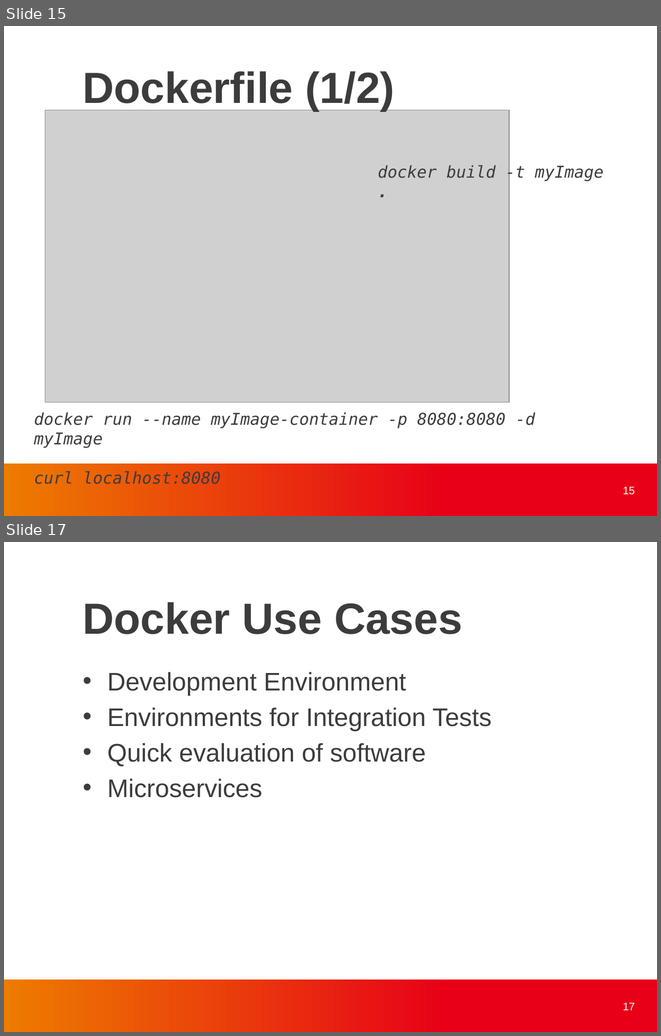
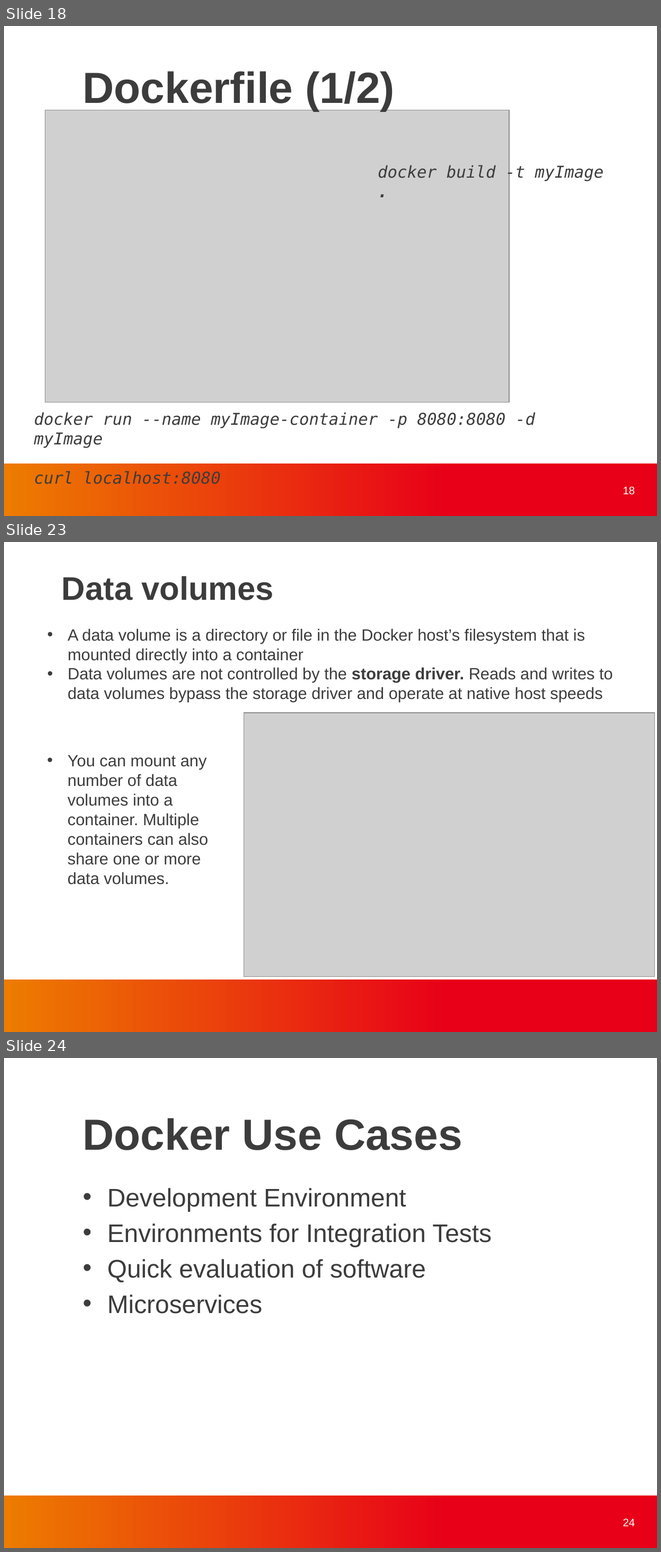
Before and after one commit to finneon/docker, a slide deck: docker_present.pptx. Shown one above the other, each under a label of ours: slides 15 and 17 before the commit, slides 18, 23 and 24 after it; the slides between them are not shown. The pictures are 661x1036 and 661x1552 pixels, drawn with LibreOffice and Linux fonts; fonts in the diff are those of the drawing; grey boxes stand for pictures; background and template pictures are left out. Boxes give left, top, right and bottom in pixels: in the first picture for what was removed or moved away, otherwise in the second. Text is boxed around its words. In the diff, an @@ line names an element or a change of style, - is before the commit and + after.

Commit message:
Update docker_present slide
- Add docker layers
- VM vs docker
- docker volumes

```diff
--- a/docker_present.pptx
+++ b/docker_present.pptx
@@ slide 23 added at box(4, 542, 657, 1032), background #FFFFFF; not listed: 1 template element that a slide beside it also shows @@
@@ text added at box(62, 576, 274, 600), 36 pt, text #3C3C3C, bold @@
+Data volumes
@@ text added at box(68, 628, 613, 702), 18 pt, text #3C3C3C @@
+• A data volume is a directory or file in the Docker host’s filesystem that is mounted directly into a container
+• Data volumes are not controlled by the storage driver. Reads and writes to data volumes bypass the storage driver and operate at native host speeds
@@ picture added at box(244, 713, 654, 976) @@
@@ text added at box(68, 755, 208, 884), 18 pt, text #3C3C3C @@
+• You can mount any number of data volumes into a container. Multiple containers can also share one or more data volumes.
@@ what was slide 15 is now slide 18 @@
@@ page number at box(623, 486, 635, 495): text changed @@
-15
+18
@@ what was slide 17 is now slide 24 @@
@@ page number at box(623, 1518, 635, 1526): text changed @@
-17
+24
```
Also in this commit, not shown: 5 slides changed, 6 other slides added.
